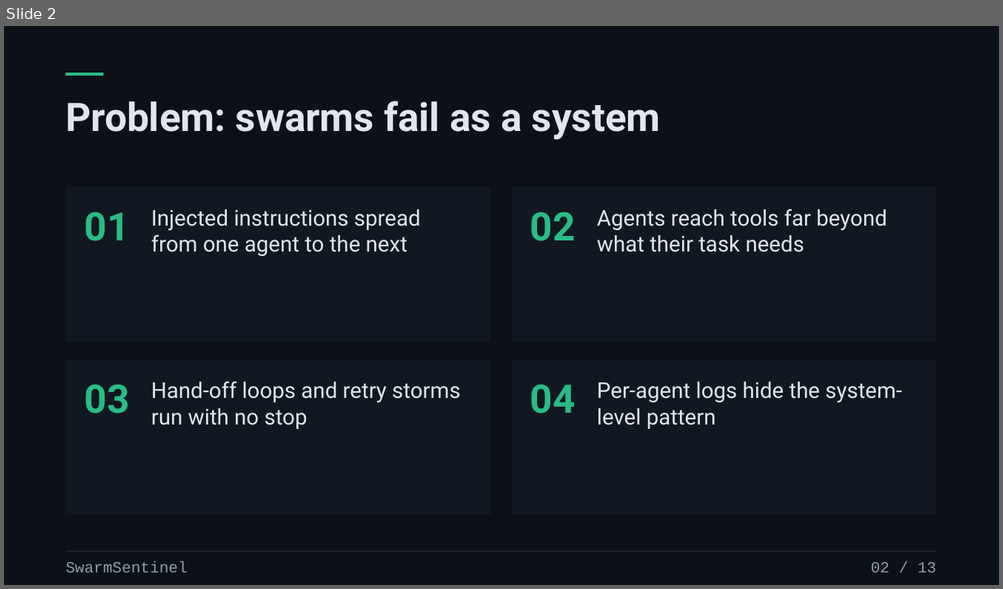
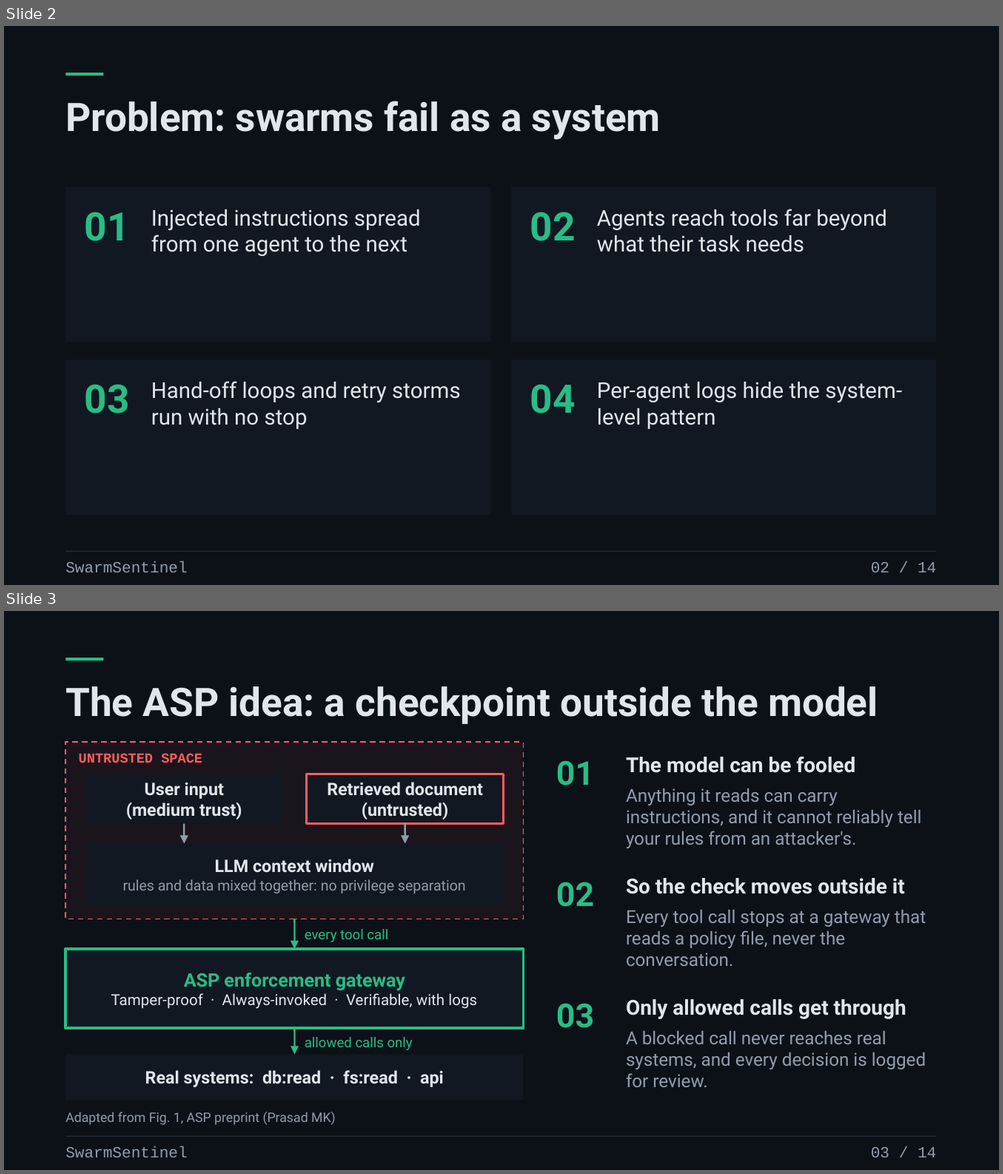
Before and after one commit to prasad-m-k/swarmsentinel, a slide deck: docs/source-materials/SwarmSentinel-v3---Live-Containment.pptx. Shown one above the other, each under a label of ours: slide 2 before the commit, slides 2 and 3 after it. The pictures are 1003x589 and 1003x1174 pixels, drawn with LibreOffice and Linux fonts; fonts in the diff are those of the drawing. Boxes give left, top, right and bottom in pixels: in the first picture for what was removed or moved away, otherwise in the second. Text is boxed around its words. In the diff, an @@ line names an element or a change of style, - is before the commit and + after.

```diff
--- a/docs/source-materials/SwarmSentinel-v3---Live-Containment.pptx
+++ b/docs/source-materials/SwarmSentinel-v3---Live-Containment.pptx
@@ slide 3 added at bbox=[4, 611, 999, 1170], background #0C1118; not listed: 3 template elements that a slide beside it also shows @@
@@ title added at bbox=[65, 686, 878, 724], 28.5 pt, text #E0E6EB, bold @@
+The ASP idea: a checkpoint outside the model
@@ rectangle added at bbox=[65, 742, 523, 920], fill #FF5D5D at 6% opacity, outline #FF5D5D 1 pt dashed @@
@@ text added at bbox=[79, 753, 202, 763], 10 pt, text #FF5D5D, bold @@
+UNTRUSTED SPACE
@@ text added at bbox=[556, 760, 594, 786], 24 pt, text #29BC86, bold @@
+01
@@ text added at bbox=[626, 756, 855, 773], 15 pt, text #E0E6EB, bold @@
+The model can be fooled
@@ rectangle added at bbox=[85, 774, 282, 824], fill #121821 @@
@@ text added at bbox=[126, 783, 242, 820], 12.5 pt, text #E0E6EB, bold @@
+User input
+(medium trust)
@@ rectangle added at bbox=[307, 774, 504, 824], fill #121821, outline #FF5D5D 1.25 pt @@
@@ text added at bbox=[327, 782, 483, 820], 12.5 pt, text #E0E6EB, bold @@
+Retrieved document
+(untrusted)
@@ text added at bbox=[626, 789, 922, 849], 13 pt, text #919DAC @@
+Anything it reads can carry instructions, and it cannot reliably tell your rules from an attacker's.
@@ arrow added from (184, 824) to (184, 843), #919DAC 1.25 pt @@
@@ arrow added from (405, 824) to (405, 843), #919DAC 1.25 pt @@
@@ rectangle added at bbox=[85, 843, 504, 906], fill #121821 @@
@@ text added at bbox=[123, 859, 466, 894], 10.5 pt, text #919DAC @@
+LLM context window
+rules and data mixed together: no privilege separation
@@ text added at bbox=[556, 882, 594, 907], 24 pt, text #29BC86, bold @@
+02
@@ text added at bbox=[626, 878, 905, 894], 15 pt, text #E0E6EB, bold @@
+So the check moves outside it
@@ arrow added from (294, 920) to (294, 949), #29BC86 1.25 pt @@
@@ text added at bbox=[626, 910, 925, 966], 13 pt, text #919DAC @@
+Every tool call stops at a gateway that reads a policy file, never the conversation.
@@ text added at bbox=[304, 929, 388, 943], 10 pt, text #29BC86 @@
+every tool call
@@ rectangle added at bbox=[65, 949, 523, 1028], fill #121821, outline #29BC86 2 pt @@
@@ text added at bbox=[111, 973, 477, 1009], 11 pt, text #E0E6EB @@
+ASP enforcement gateway
+Tamper-proof · Always-invoked · Verifiable, with logs
@@ text added at bbox=[556, 1003, 594, 1028], 24 pt, text #29BC86, bold @@
+03
@@ text added at bbox=[626, 999, 906, 1019], 15 pt, text #E0E6EB, bold @@
+Only allowed calls get through
@@ arrow added from (294, 1028) to (294, 1054), #29BC86 1.25 pt @@
@@ text added at bbox=[626, 1031, 925, 1088], 13 pt, text #919DAC @@
+A blocked call never reaches real systems, and every decision is logged for review.
@@ rectangle added at bbox=[65, 1054, 523, 1100], fill #121821 @@
@@ text added at bbox=[304, 1037, 412, 1051], 10 pt, text #29BC86 @@
+allowed calls only
@@ text added at bbox=[145, 1071, 444, 1088], 12.5 pt, text #E0E6EB, bold @@
+Real systems: db:read · fs:read · api
@@ text added at bbox=[65, 1112, 336, 1125], 9.5 pt, text #919DAC @@
+Adapted from Fig. 1, ASP preprint (Prasad MK)
@@ text added at bbox=[871, 1147, 936, 1158], 11.3 pt, text #919DAC @@
+03 / 14
@@ slide 2 changed as well @@
@@ text at bbox=[871, 562, 936, 573]: text changed @@
-02 / 13
+02 / 14
```
Also in this commit, not shown: 12 other slides changed, 3 other files.
